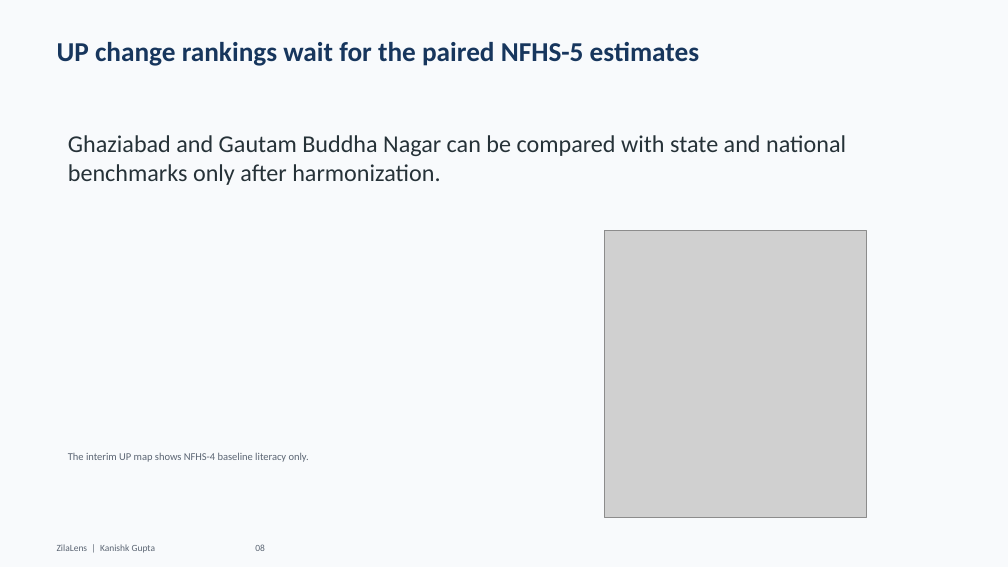
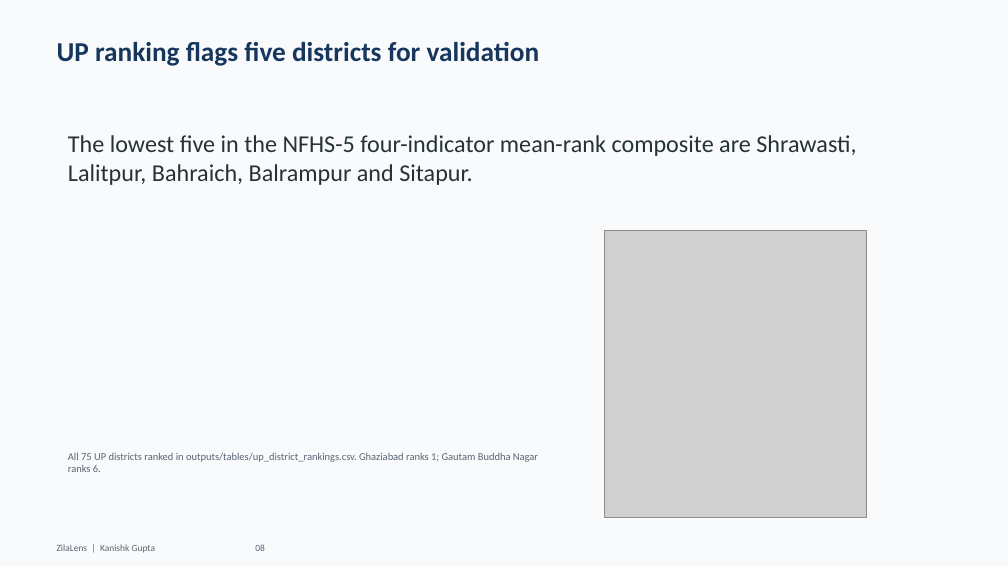
Before and after one commit to GKanishk16/ZilaLens, a slide deck: slide 8 of outputs/deck/ZilaLens_Deck.pptx. Drawn at 1008x567 pixels with LibreOffice and Linux fonts; fonts in the diff are those of the drawing; grey boxes stand for pictures. Boxes give left, top, right and bottom in pixels: in the first picture for what was removed or moved away, otherwise in the second. Text is boxed around its words. In the diff, an @@ line names an element or a change of style, - is before the commit and + after.

```diff
--- a/outputs/deck/ZilaLens_Deck.pptx
+++ b/outputs/deck/ZilaLens_Deck.pptx
@@ text at (57, 42, 540, 66): text changed @@
-UP change rankings wait for the paired NFHS-5 estimates
+UP ranking flags five districts for validation
@@ text at (68, 135, 856, 185): text changed @@
-Ghaziabad and Gautam Buddha Nagar can be compared with state and national benchmarks only after harmonization.
+The lowest five in the NFHS-5 four-indicator mean-rank composite are Shrawasti, Lalitpur, Bahraich, Balrampur and Sitapur.
@@ text at (68, 452, 538, 472): text changed @@
-The interim UP map shows NFHS-4 baseline literacy only.
+All 75 UP districts ranked in outputs/tables/up_district_rankings.csv. Ghaziabad ranks 1; Gautam Buddha Nagar ranks 6.
```
Also in this commit, not shown: 3 other slides changed, 1 slide added, 1 slide removed, 4 other files.
